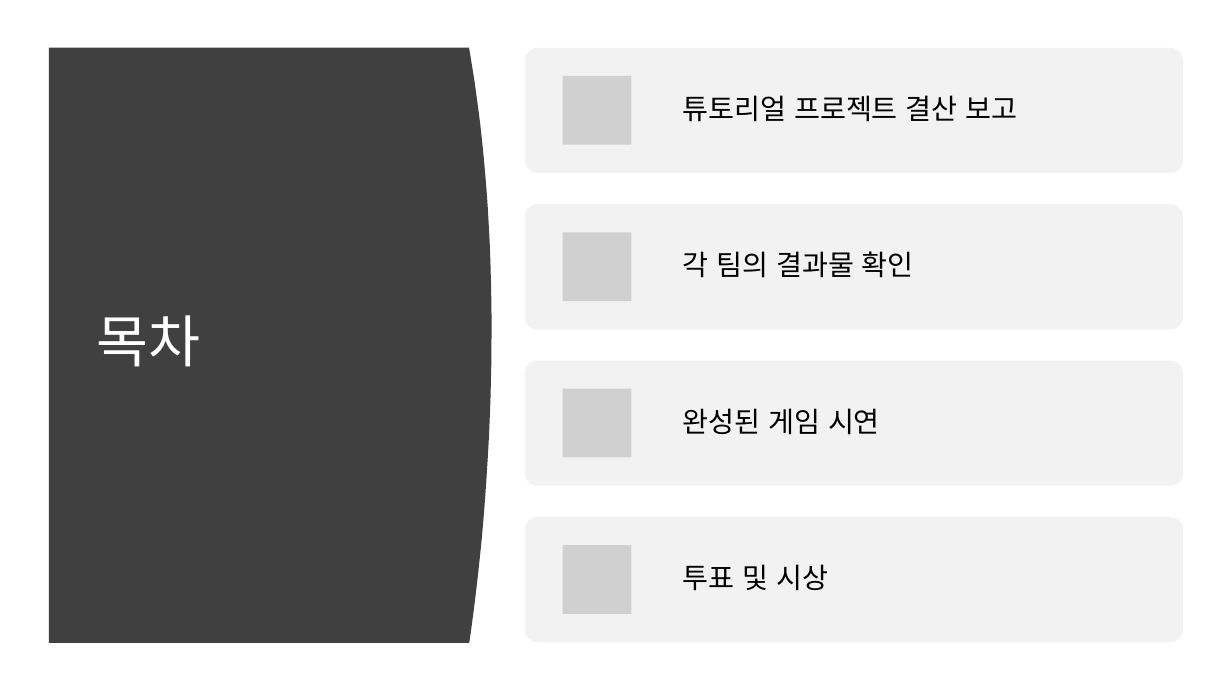
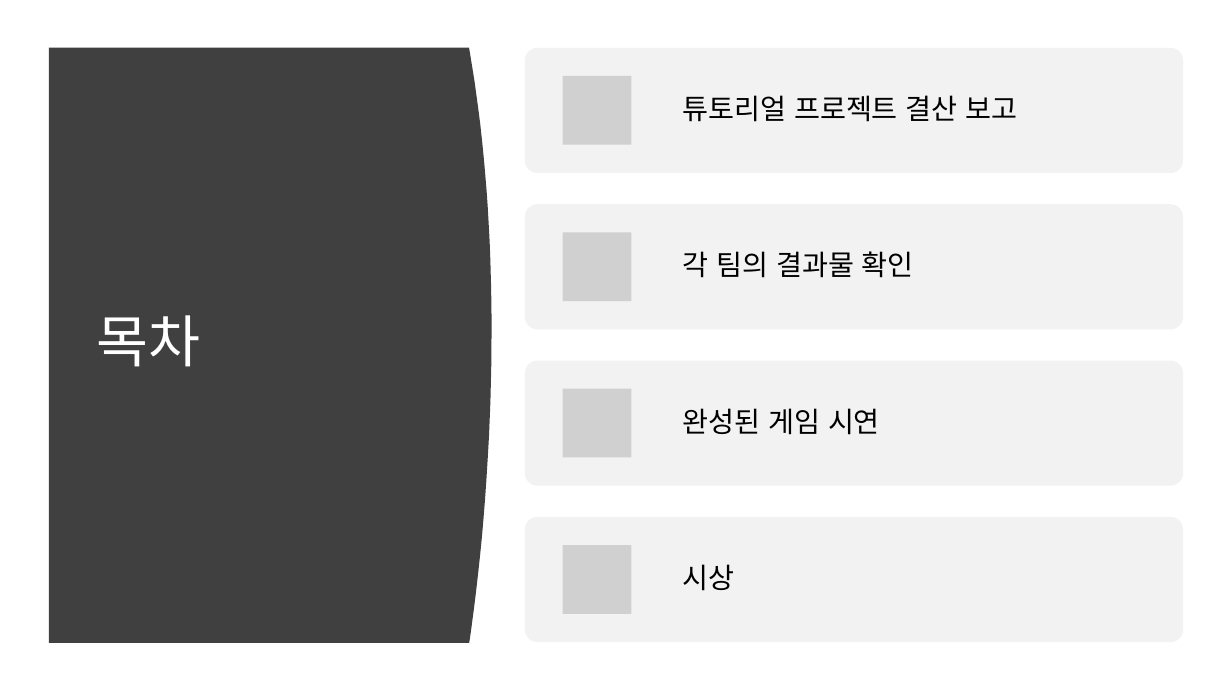
Before and after one commit to kjh99660/Study_powerpoint, a slide deck: slide 2 of 튜토리얼_프로젝트_최종발표.pptx. Drawn at 1232x693 pixels with LibreOffice and Linux fonts; fonts in the diff are those of the drawing; grey boxes stand for pictures. Boxes give left, top, right and bottom in pixels: in the first picture for what was removed or moved away, otherwise in the second. Text is boxed around its words. In the diff, an @@ line names an element or a change of style, - is before the commit and + after.

```diff
--- a/튜토리얼_프로젝트_최종발표.pptx
+++ b/튜토리얼_프로젝트_최종발표.pptx
@@ text at (683, 564, 735, 591): text changed @@
-투표 및 시상
+시상
```
Also in this commit, not shown: 2 other slides changed, 1 slide removed, 3 other files.
